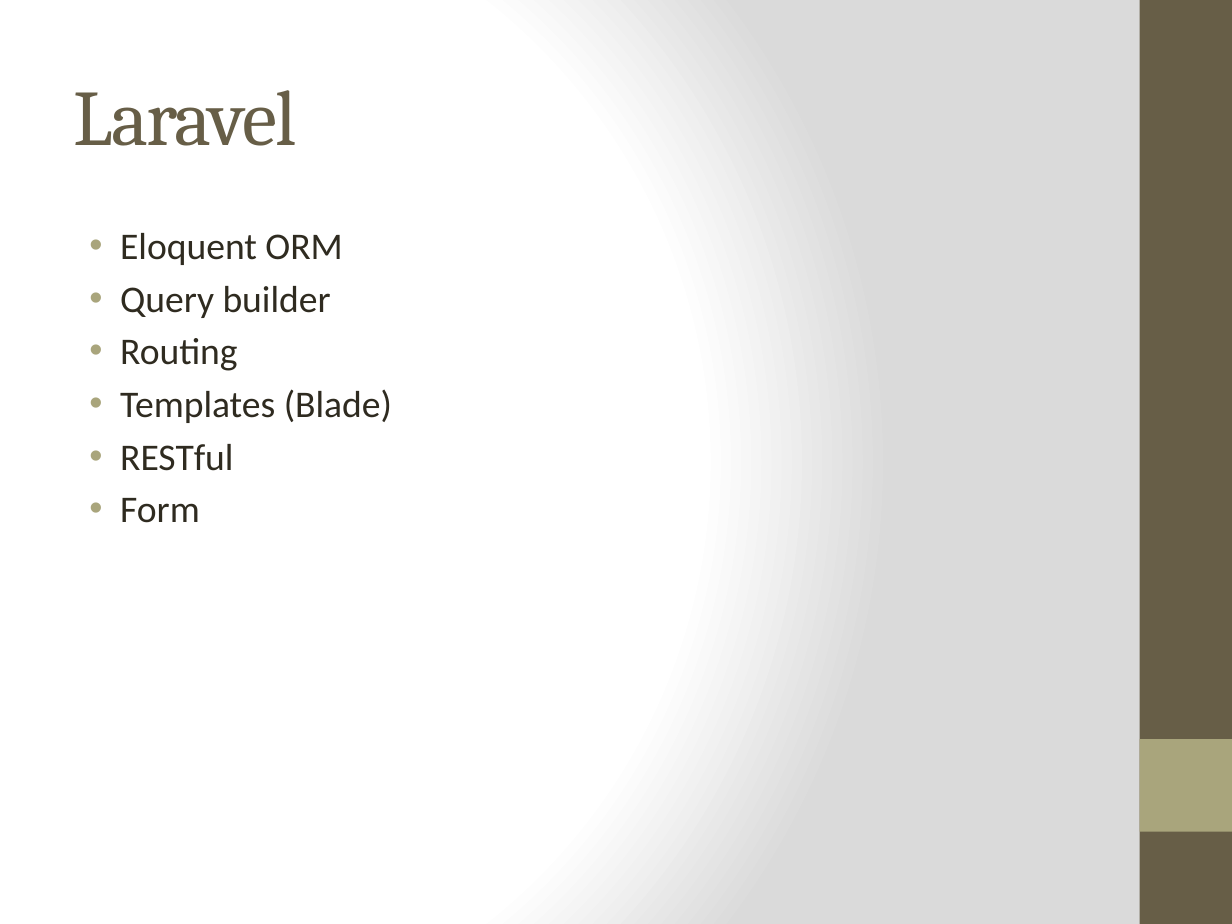
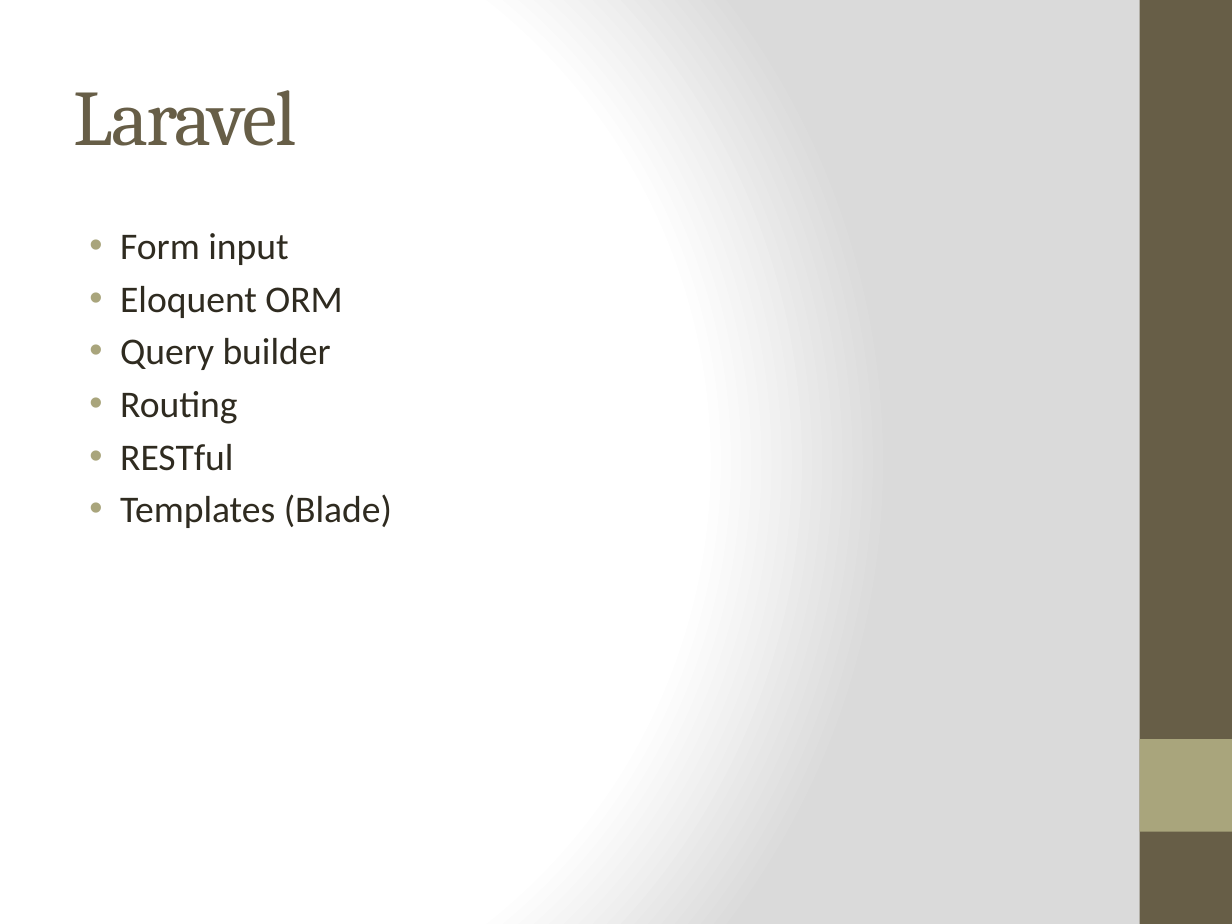
Before and after one commit to hsinewu/pia, a slide deck: slide 14 of Presentation/報告投影片.pptx. Drawn at 1232x924 pixels with LibreOffice and Linux fonts; fonts in the diff are those of the drawing. Boxes give left, top, right and bottom in pixels: in the first picture for what was removed or moved away, otherwise in the second. Text is boxed around its words. In the diff, an @@ line names an element or a change of style, - is before the commit and + after.

Commit message:
add laravel code snapshot

```diff
--- a/Presentation/報告投影片.pptx
+++ b/Presentation/報告投影片.pptx
@@ text at (x1=120, y1=233, x2=288, y2=265): paragraph added @@
+• Form input
@@ text at (x1=120, y1=444, x2=233, y2=523): paragraphs removed @@
-• RESTful
-• Form
```
Also in this commit, not shown: 5 slides added.
